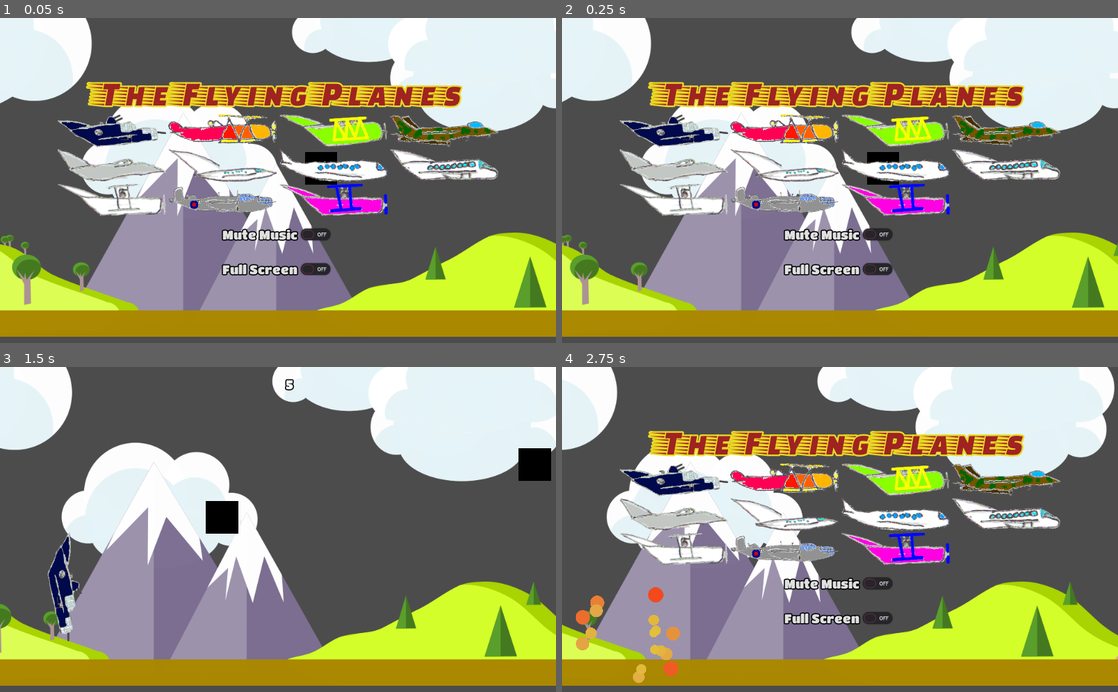
Above: before the commit, frames 1-4 (two rows, left to right).
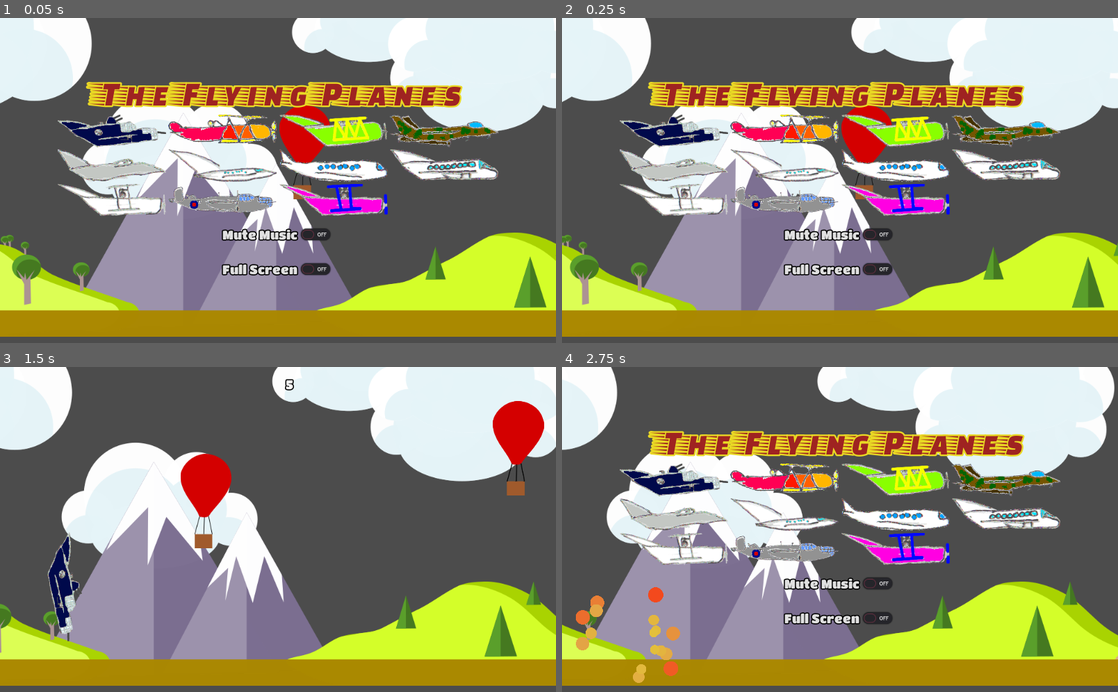
Above: after the commit, the same moments.

Repository: the-g-force/FamJam-October2020
Game: Godot game, scene res://src/Level.tscn
Two runs of this game, one before a commit and one after it. Both use one fixed random seed, a clock stepped at 60 frames per second and the inputs below.
Inputs (mouse positions are in pixels of both pictures, inside the frame that each line leads up to):
- Up to frame 1 (0.05 s): no input
- Up to frame 2 (0.25 s): no input
- Up to frame 3 (1.5 s): click (111, 480) at 0.52 s; move the mouse to (400, 513) at 1.27 s; click (400, 513) at 1.42 s
- Up to frame 4 (2.75 s): click "Play Again" at 2 s

The runs differ from the first frame. In frame 1, 1.2% of the frame differs, in the area x 50-61%, y 26-56%; in frame 2, 1.2%; in frame 3, 3.9%, in the area x 32-100%, y 10-56%; in frame 4, nothing differs.

Commit message:
Replace box with placeholder balloon

Diff:
--- a/project/src/Obstacle.gd
+++ b/project/src/Obstacle.gd
@@ -1,8 +1,6 @@
 extends Area2D
 
 signal dead(body)
-
-export var slidespeed := 100
 
 
 func _process(delta):
@@ -10,10 +8,6 @@
 		queue_free()
 
 
-func _draw():
-	draw_rect(Rect2(Vector2.ZERO, $CollisionShape2D.shape.extents*2), Color.black)
-
-
 func _on_Obstacle_body_entered(body):
 	if body is Player:
 		emit_signal("dead", body)
--- a/project/src/Obstacle.tscn
+++ b/project/src/Obstacle.tscn
@@ -1,14 +1,25 @@
-[gd_scene load_steps=3 format=2]
+[gd_scene load_steps=5 format=2]
 
 [ext_resource path="res://src/Obstacle.gd" type="Script" id=1]
+[ext_resource path="res://assets/balloon.png" type="Texture" id=2]
 
-[sub_resource type="RectangleShape2D" id=1]
-extents = Vector2( 30, 30 )
+[sub_resource type="CapsuleShape2D" id=1]
+radius = 45.1457
+
+[sub_resource type="RectangleShape2D" id=2]
+extents = Vector2( 15.7792, 30.2522 )
 
 [node name="Obstacle" type="Area2D"]
 script = ExtResource( 1 )
 
-[node name="CollisionShape2D" type="CollisionShape2D" parent="."]
-position = Vector2( 30, 30 )
+[node name="BalloonCollision" type="CollisionShape2D" parent="."]
+position = Vector2( 0, -30.7013 )
 shape = SubResource( 1 )
+
+[node name="BasketCollision" type="CollisionShape2D" parent="."]
+position = Vector2( -6.00677, 55.3958 )
+shape = SubResource( 2 )
+
+[node name="Sprite" type="Sprite" parent="."]
+texture = ExtResource( 2 )
 [connection signal="body_entered" from="." to="." method="_on_Obstacle_body_entered"]
